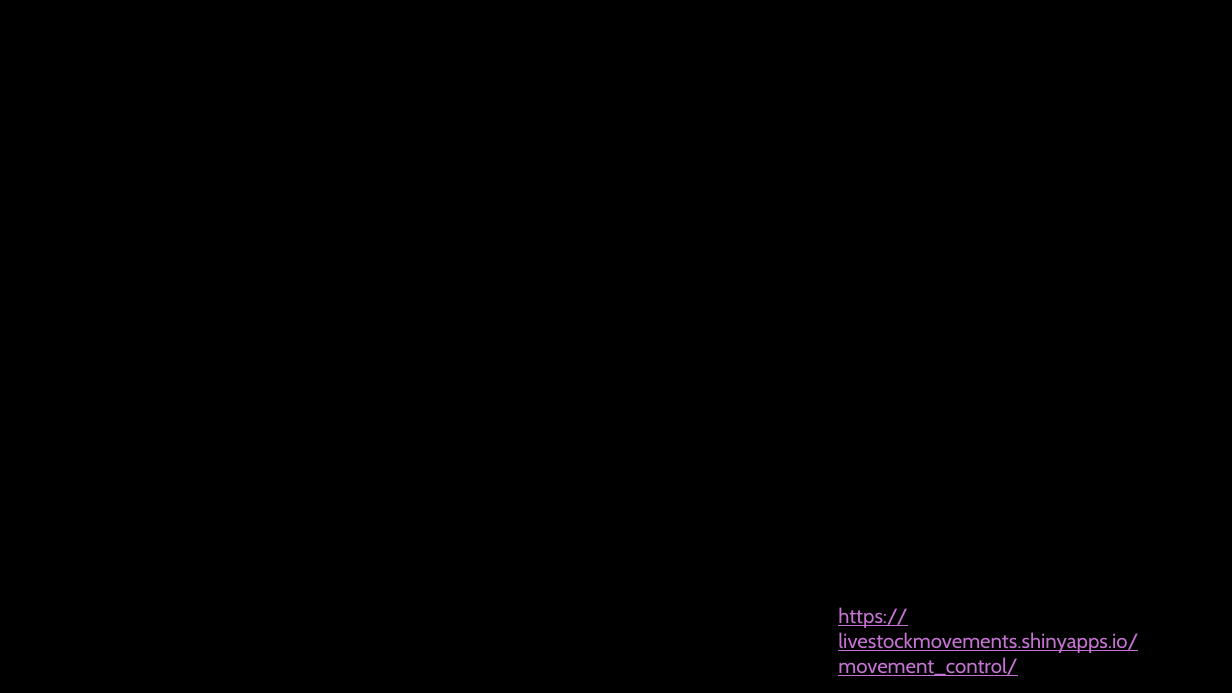
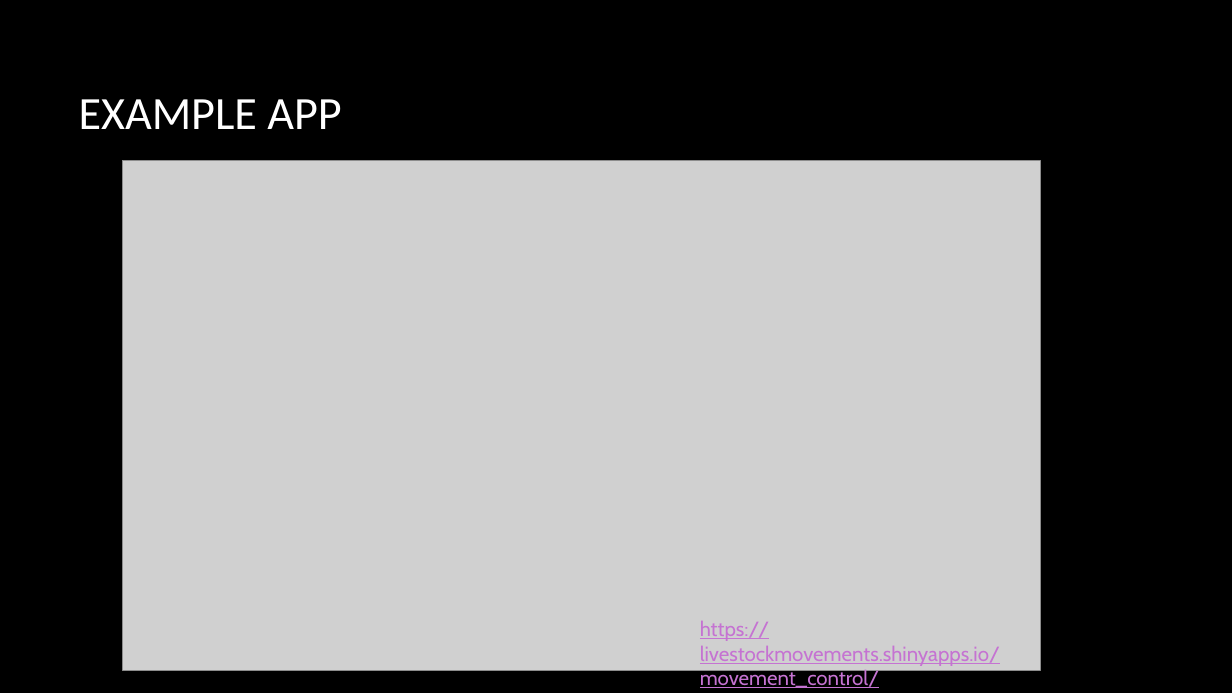
Before and after one commit to nabury/shiny-masterclass, a slide deck: slide 2 of Part 2/Slides part 2.pptx. Drawn at 1232x693 pixels with LibreOffice and Linux fonts; fonts in the diff are those of the drawing; grey boxes stand for pictures; background and template pictures are left out. Boxes give left, top, right and bottom in pixels: in the first picture for what was removed or moved away, otherwise in the second. Text is boxed around its words. In the diff, an @@ line names an element or a change of style, - is before the commit and + after.

```diff
--- a/Part 2/Slides part 2.pptx
+++ b/Part 2/Slides part 2.pptx
@@ title added at (x1=79, y1=99, x2=341, y2=129), 36 pt, text #FFFFFF @@
+EXAMPLE APP
@@ picture added at (x1=122, y1=160, x2=1041, y2=670) @@
@@ text "https://livestockmovements.shinyapps.io/movement_control/" moved from (x1=838, y1=607, x2=1138, y2=676) to (x1=700, y1=621, x2=1000, y2=688) @@
```
Also in this commit, not shown: 4 other slides changed, 2 slides added, 1 slide removed.
